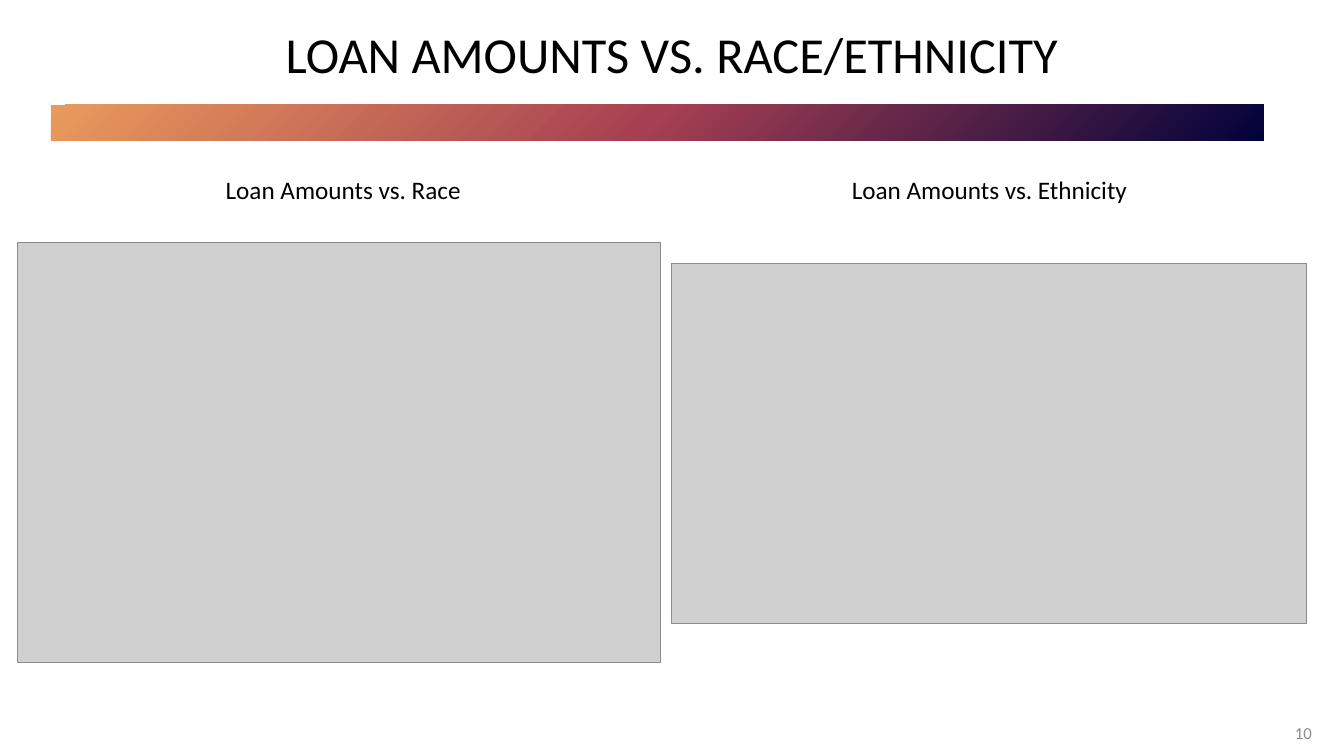
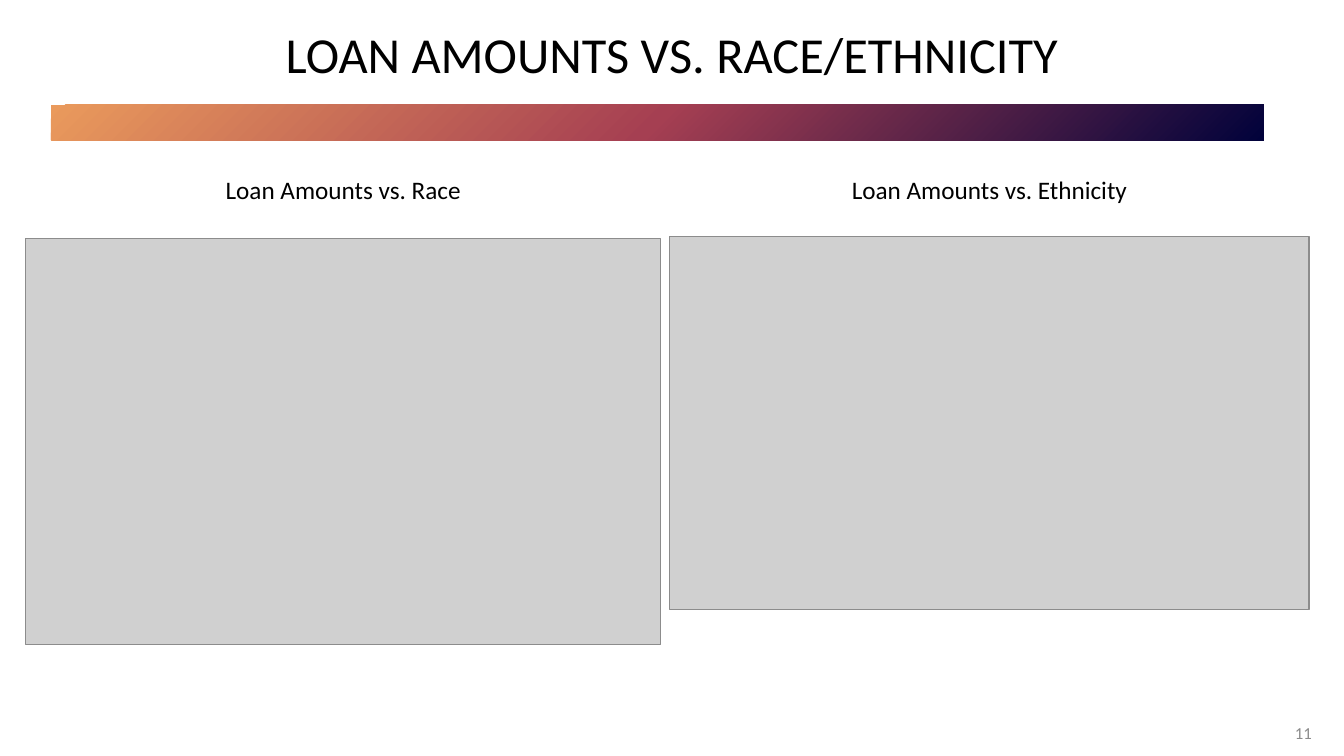
Before and after one commit to nglahani/CDC, a slide deck: slide 11 of Powerpoint.pptx (slide 10 before the commit). Drawn at 1344x756 pixels with LibreOffice and Linux fonts; fonts in the diff are those of the drawing; grey boxes stand for pictures. Boxes give left, top, right and bottom in pixels: in the first picture for what was removed or moved away, otherwise in the second. Text is boxed around its words. In the diff, an @@ line names an element or a change of style, - is before the commit and + after.

```diff
--- a/Powerpoint.pptx
+++ b/Powerpoint.pptx
@@ picture resized from (x1=18, y1=242, x2=661, y2=663) to (x1=26, y1=239, x2=661, y2=644) @@
@@ picture resized from (x1=673, y1=263, x2=1308, y2=624) to (x1=670, y1=237, x2=1310, y2=610) @@
@@ page number at (x1=1295, y1=728, x2=1312, y2=739): text changed @@
-10
+11
```
Also in this commit, not shown: 4 other slides changed, 1 slide added, 1 other file.
